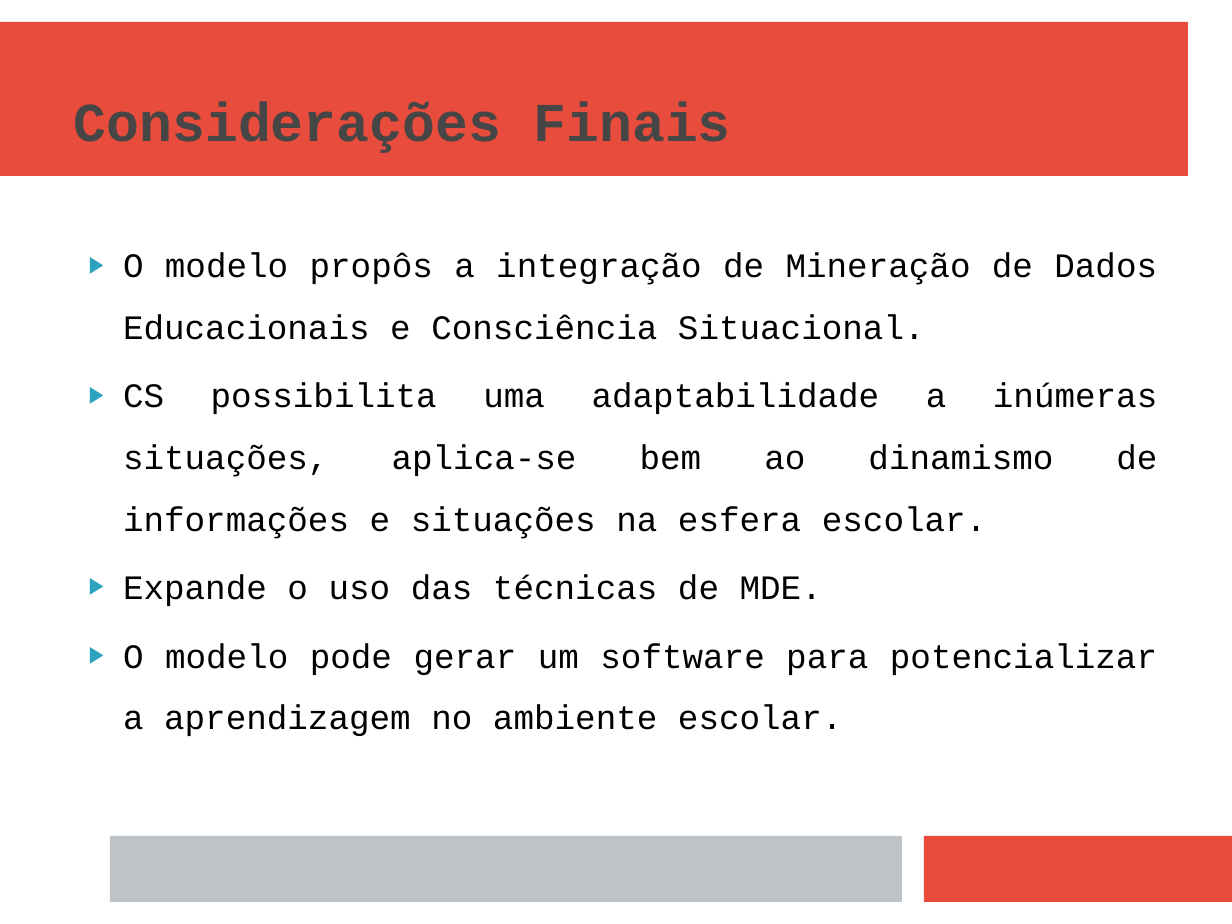
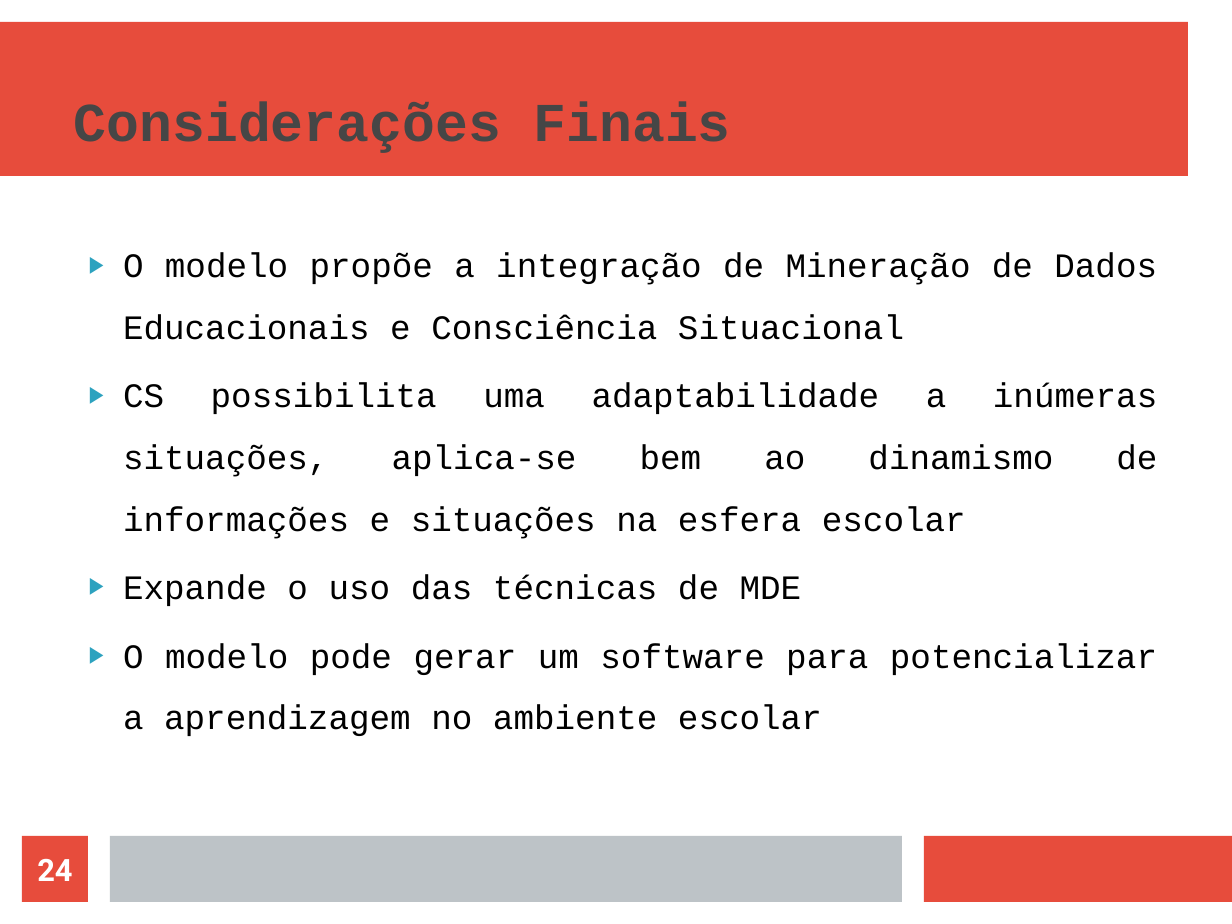
Before and after one commit to naninmartins/TCC-Modelo-de-AVA-com-CS-e-MDE, a slide deck: slide 24 of MODELO DE APOIO AO ENSINO EM AMBIENTES VIRTUAIS - APRESENTAÇÃO (linux).odp (slide 22 before the commit). Drawn at 1232x924 pixels with LibreOffice and Linux fonts; fonts in the diff are those of the drawing. Boxes give left, top, right and bottom in pixels: in the first picture for what was removed or moved away, otherwise in the second. Text is boxed around its words. In the diff, an @@ line names an element or a change of style, - is before the commit and + after.

```diff
--- a/MODELO DE APOIO AO ENSINO EM AMBIENTES VIRTUAIS - APRESENTAÇÃO (linux).odp
+++ b/MODELO DE APOIO AO ENSINO EM AMBIENTES VIRTUAIS - APRESENTAÇÃO (linux).odp
@@ text at (x1=123, y1=252, x2=1157, y2=736): text changed @@
-▶ O modelo propôs a integração de Mineração de Dados Educacionais e Consciência Situacional.
-▶ CS possibilita uma adaptabilidade a inúmeras situações, aplica-se bem ao dinamismo de informações e situações na esfera escolar.
-▶ Expande o uso das técnicas de MDE.
-▶ O modelo pode gerar um software para potencializar a aprendizagem no ambiente escolar.
+▶ O modelo propõe a integração de Mineração de Dados Educacionais e Consciência Situacional
+▶ CS possibilita uma adaptabilidade a inúmeras situações, aplica-se bem ao dinamismo de informações e situações na esfera escolar
+▶ Expande o uso das técnicas de MDE
+▶ O modelo pode gerar um software para potencializar a aprendizagem no ambiente escolar
@@ page number added at (x1=22, y1=837, x2=89, y2=903), fill #E74C3C, 18 pt, text #FFFFFF, bold @@
+24
```
Also in this commit, not shown: 24 other slides changed, 4 slides added, 6 other files.
